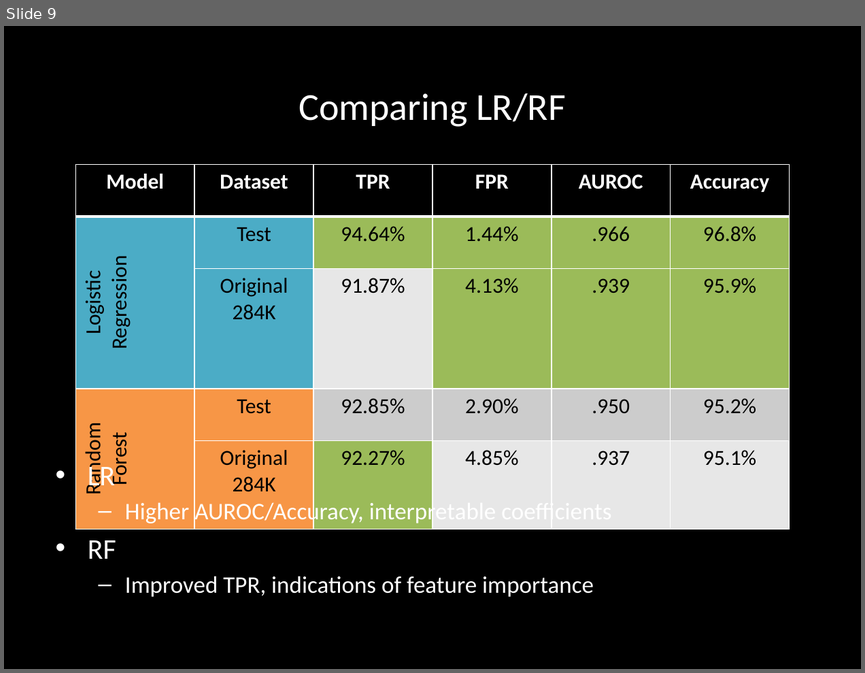
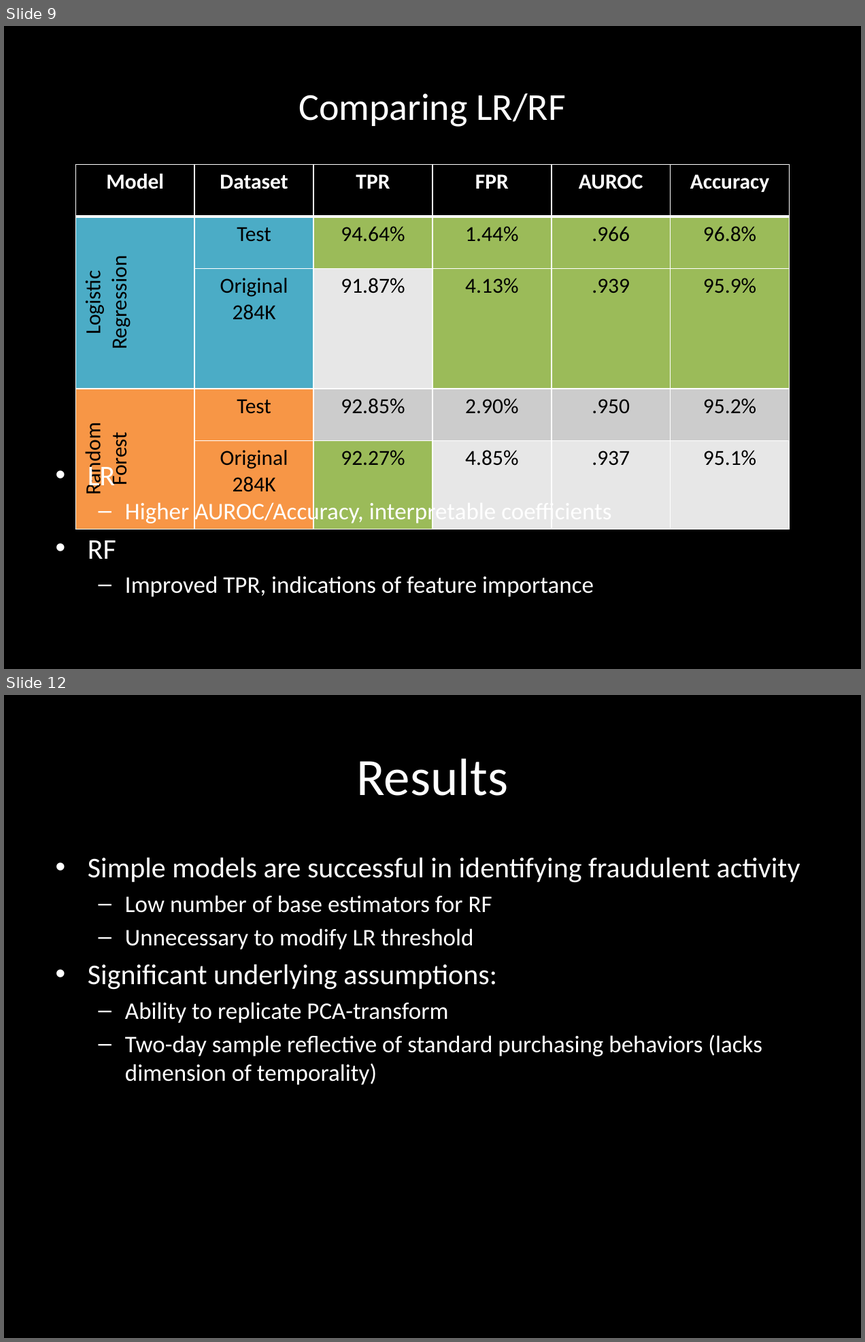
Before and after one commit to clbaechtold/ds5k_homework, a slide deck: final_project/presentation.pptx. Shown one above the other, each under a label of ours: slide 9 before the commit, slides 9 and 12 after it; the slides between them are not shown. The pictures are 865x673 and 865x1342 pixels, drawn with LibreOffice and Linux fonts; fonts in the diff are those of the drawing. Boxes give left, top, right and bottom in pixels: in the first picture for what was removed or moved away, otherwise in the second. Text is boxed around its words. In the diff, an @@ line names an element or a change of style, - is before the commit and + after.

```diff
--- a/final_project/presentation.pptx
+++ b/final_project/presentation.pptx
@@ slide 12 added at (4,695,861,1338), background #000000 @@
@@ title added at (356,758,508,796), 44 pt, text #FFFFFF @@
+Results
@@ text added at (88,857,800,1085), 20 pt, text #FFFFFF @@
+• Simple models are successful in identifying fraudulent activity
+  – Low number of base estimators for RF
+  – Unnecessary to modify LR threshold
+• Significant underlying assumptions:
+  – Ability to replicate PCA-transform
+  – Two-day sample reflective of standard purchasing behaviors (lacks dimension of temporality)
```
Also in this commit, not shown: 3 slides changed, 1 slide removed.
